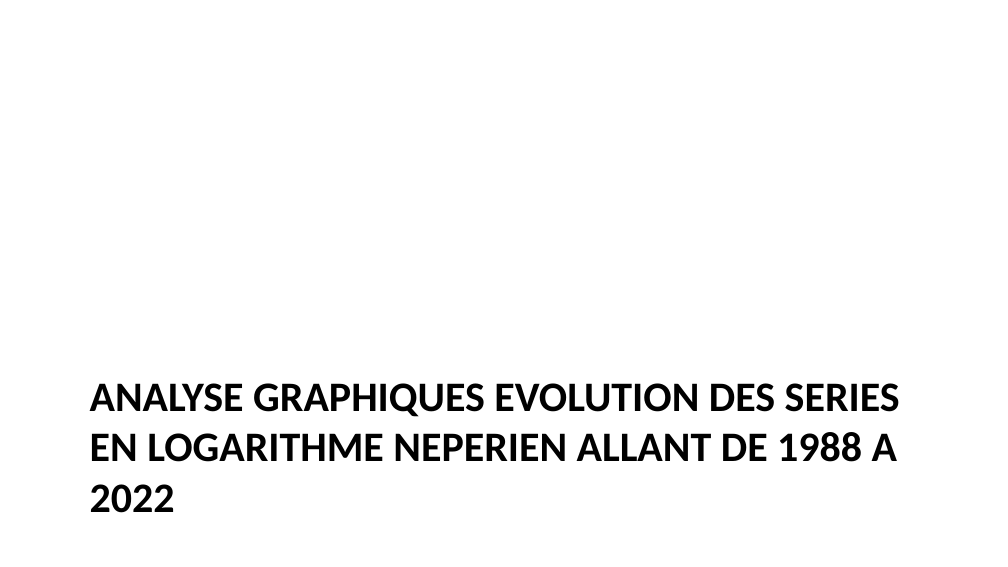
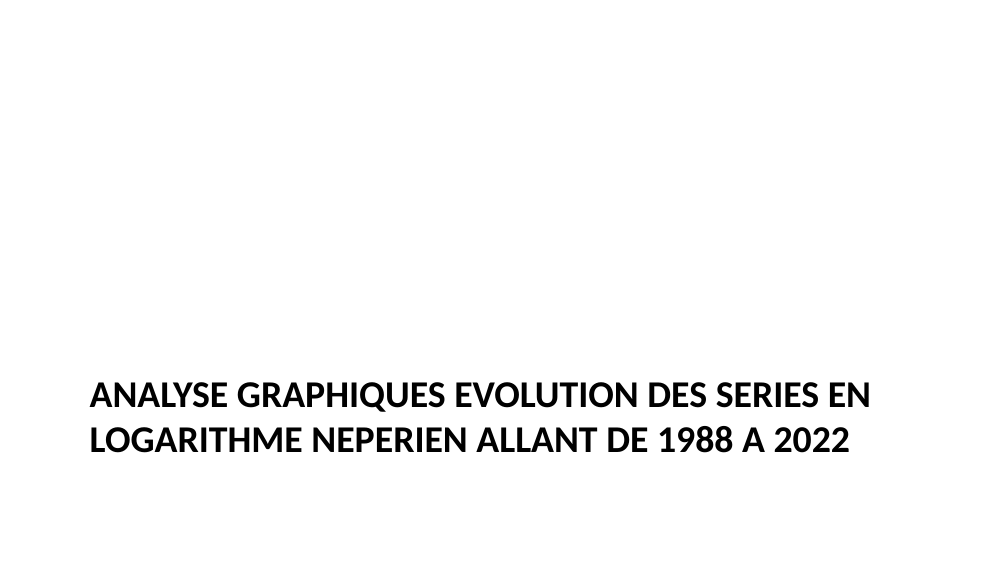
Before and after one commit to AD0791/Presentation_thesis, a slide deck: slide 14 of modele_presentation.pptx. Drawn at 1008x567 pixels with LibreOffice and Linux fonts; fonts in the diff are those of the drawing. Boxes give left, top, right and bottom in pixels: in the first picture for what was removed or moved away, otherwise in the second. Text is boxed around its words. In the diff, an @@ line names an element or a change of style, - is before the commit and + after.

Commit message:
ok

```diff
--- a/modele_presentation.pptx
+++ b/modele_presentation.pptx
@@ title "ANALYSE GRAPHIQUES EVOLUTION DES SERIES ..." at (90, 382, 871, 453): size 30 to 27 pt @@
```
Also in this commit, not shown: 14 other slides changed.
